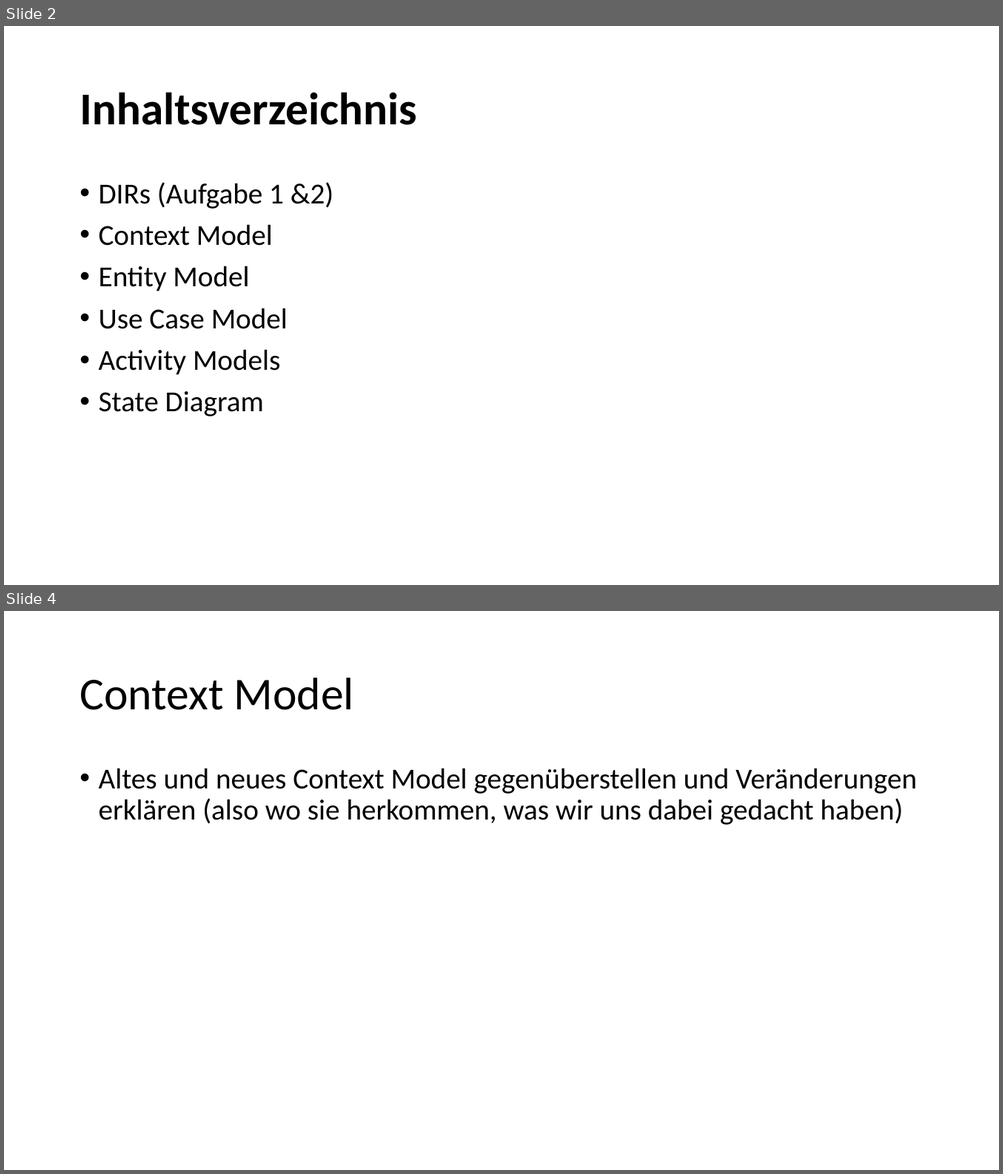
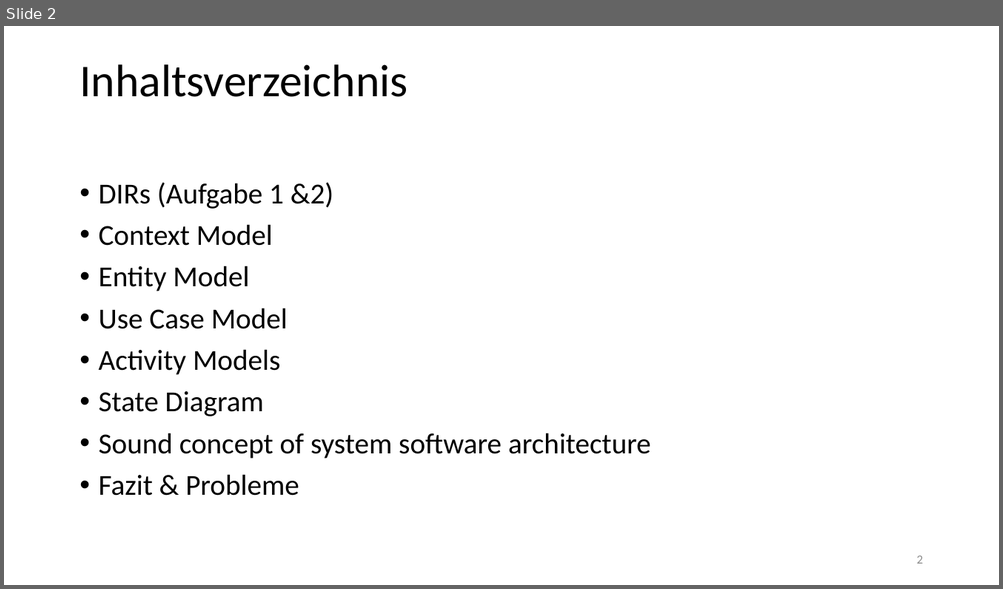
Before and after one commit to sid115/se-lab2, a slide deck: assets/presentation/presentation.pptx. Shown one above the other, each under a label of ours: slides 2 and 4 before the commit, slide 2 after it; the slides between them are not shown. The pictures are 1003x1174 and 1003x589 pixels, drawn with LibreOffice and Linux fonts; fonts in the diff are those of the drawing. Boxes give left, top, right and bottom in pixels: in the first picture for what was removed or moved away, otherwise in the second. Text is boxed around its words. In the diff, an @@ line names an element or a change of style, - is before the commit and + after.

```diff
--- a/assets/presentation/presentation.pptx
+++ b/assets/presentation/presentation.pptx
@@ slide 4 removed at bbox=[4, 611, 999, 1170], background #FFFFFF @@
@@ title removed at bbox=[79, 678, 354, 710] @@
-Context Model
@@ text removed at bbox=[99, 768, 916, 825] @@
-• Altes und neues Context Model gegenüberstellen und Veränderungen erklären (also wo sie herkommen, was wir uns dabei gedacht haben)
@@ slide 2 changed as well @@
@@ title "Inhaltsverzeichnis": place and size @@
-title "Inhaltsverzeichnis" at bbox=[79, 92, 416, 125]
+title "Inhaltsverzeichnis" at bbox=[79, 64, 407, 97]
@@ title "Inhaltsverzeichnis" at bbox=[79, 64, 407, 97]: bold off @@
@@ text at bbox=[99, 433, 651, 496]: paragraphs added @@
+• Sound concept of system software architecture
+• Fazit & Probleme
@@ page number added at bbox=[916, 556, 922, 564], 12 pt, text #8C8C8C @@
+2
```
Also in this commit, not shown: 2 other slides changed, 9 slides added, 4 other slides removed, 8 other files.
